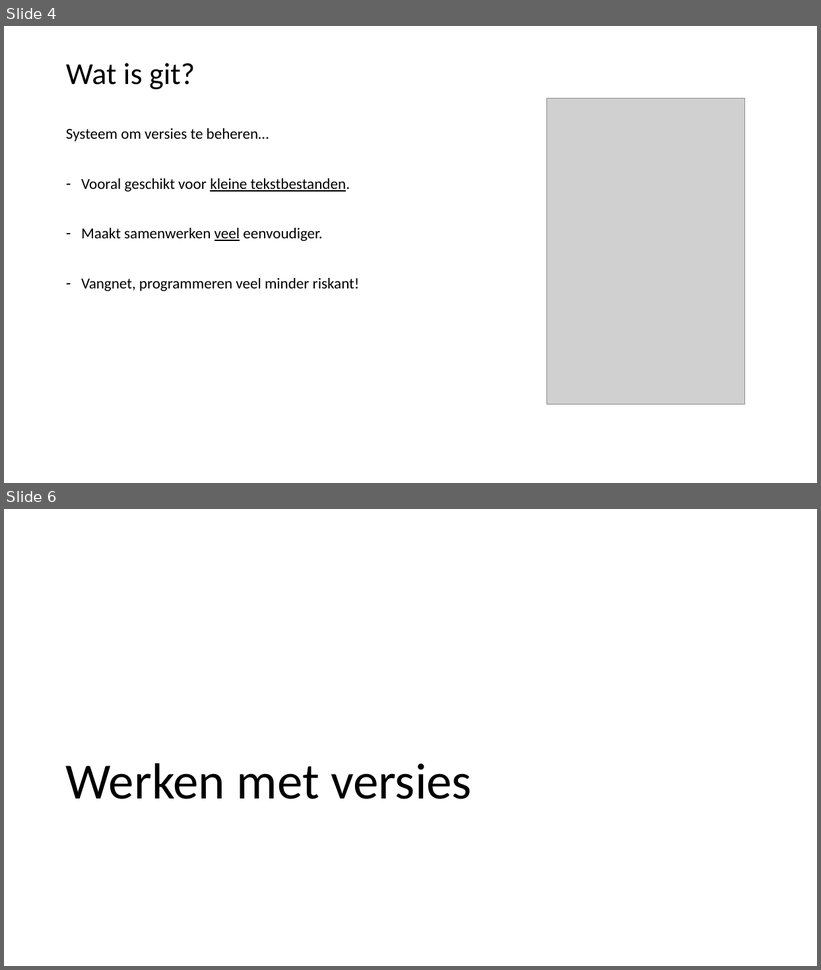
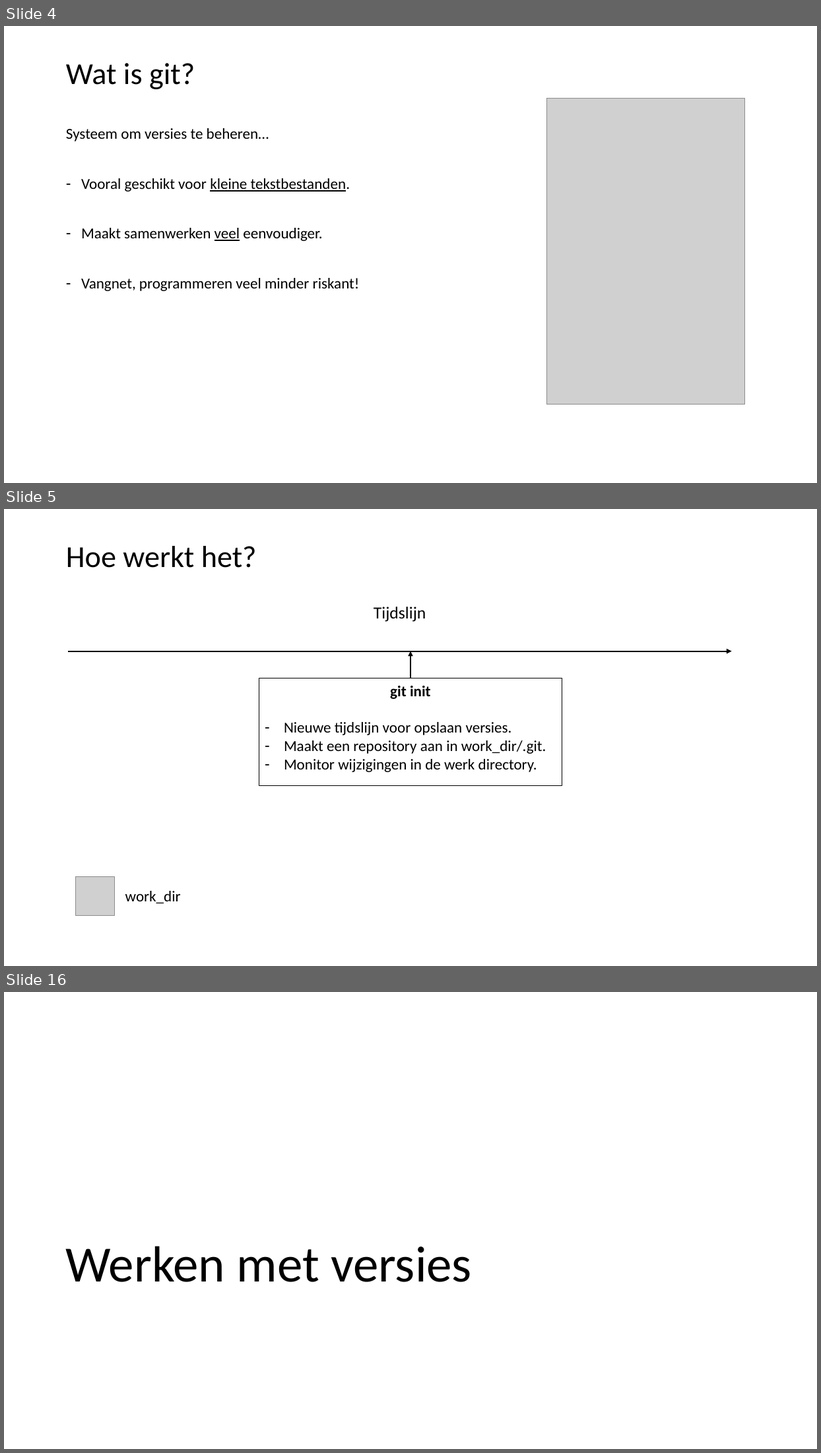
Before and after one commit to LFKoning/knowledge-sharing, a slide deck: git/1_basics/git_basic.pptx. Shown one above the other, each under a label of ours: slides 4 and 6 before the commit, slides 4, 5 and 16 after it; the slides between them are not shown. The pictures are 821x970 and 821x1453 pixels, drawn with LibreOffice and Linux fonts; fonts in the diff are those of the drawing; grey boxes stand for pictures. Boxes give left, top, right and bottom in pixels: in the first picture for what was removed or moved away, otherwise in the second. Text is boxed around its words. In the diff, an @@ line names an element or a change of style, - is before the commit and + after.

```diff
--- a/git/1_basics/git_basic.pptx
+++ b/git/1_basics/git_basic.pptx
@@ slide 5 added at (4, 509, 817, 966), background #FFFFFF @@
@@ title added at (66, 546, 257, 568), 36 pt, text #000000 @@
+Hoe werkt het?
@@ text added at (374, 607, 426, 622), 20 pt, text #000000 @@
+Tijdslijn
@@ arrow added from (68, 651) to (732, 651), #000000 1.5 pt @@
@@ arrow added from (411, 679) to (411, 651), #000000 1 pt @@
@@ rectangle added at (259, 679, 563, 787), outline #000000 0.75 pt, 18 pt, text #000000 @@
+git init
+– Nieuwe tijdslijn voor opslaan versies.
+– Maakt een repository aan in work_dir/.git.
+– Monitor wijzigingen in de werk directory.
@@ picture added at (76, 877, 114, 916) @@
@@ text added at (125, 891, 181, 904), 18 pt, text #000000 @@
+work_dir
@@ what was slide 6 is now slide 16 @@
```
Also in this commit, not shown: 1 slide changed, 9 other slides added.
